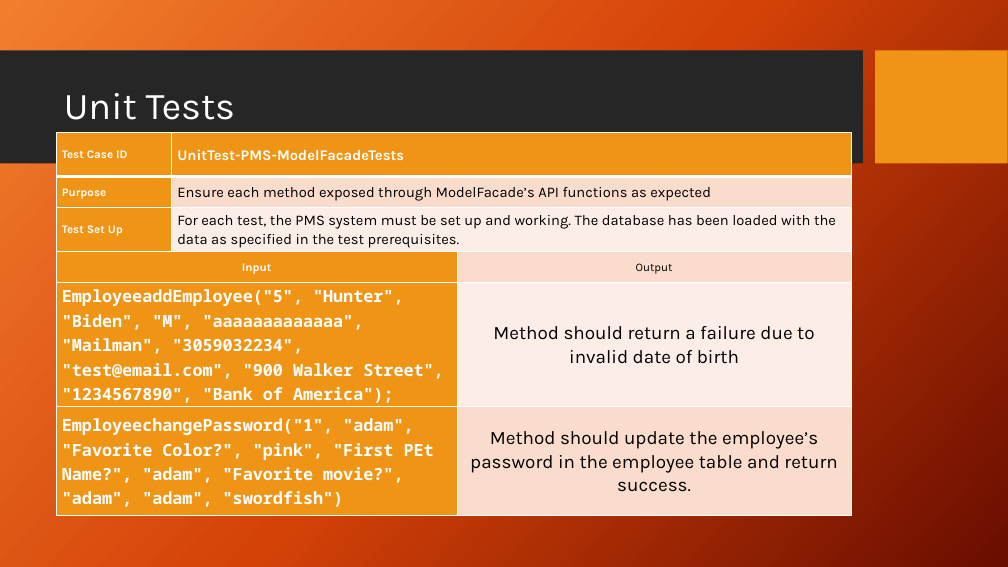
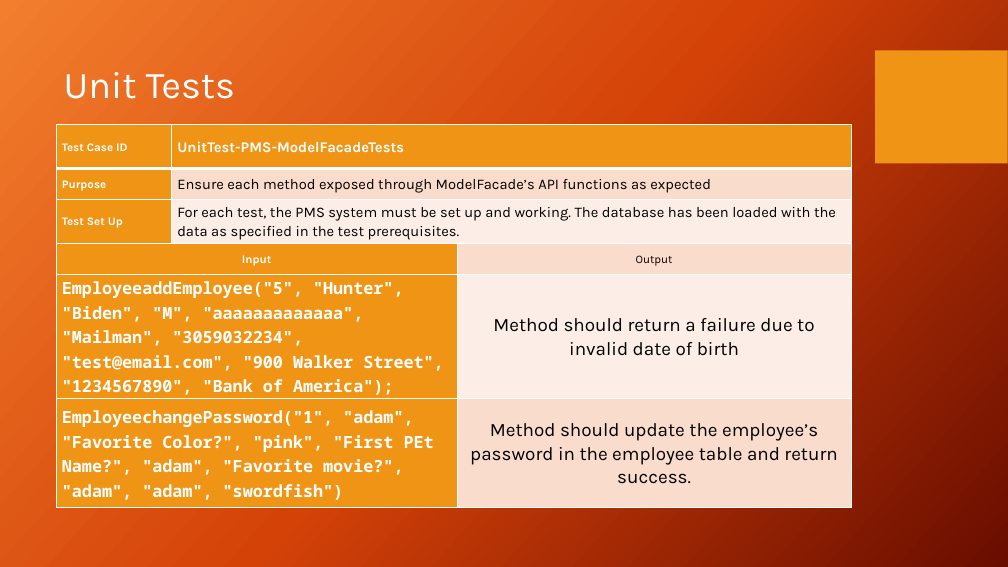
Before and after one commit to zzzzakhar/CEN4072-Team-1, a slide deck: slide 10 of Presentation1.pptx. Drawn at 1008x567 pixels with LibreOffice and Linux fonts; fonts in the diff are those of the drawing; background and template pictures are left out. Boxes give left, top, right and bottom in pixels: in the first picture for what was removed or moved away, otherwise in the second. Text is boxed around its words. In the diff, an @@ line names an element or a change of style, - is before the commit and + after.

```diff
--- a/Presentation1.pptx
+++ b/Presentation1.pptx
@@ rectangle removed at bbox=[0, 51, 863, 164] @@
@@ text "Unit Tests" at bbox=[64, 72, 235, 99]: vertical alignment middle to top @@
@@ table: place and size @@
-table at bbox=[56, 133, 851, 516]
+table at bbox=[56, 125, 851, 508]
```
Also in this commit, not shown: 3 other slides changed, 2 slides added, 5 slides removed.
